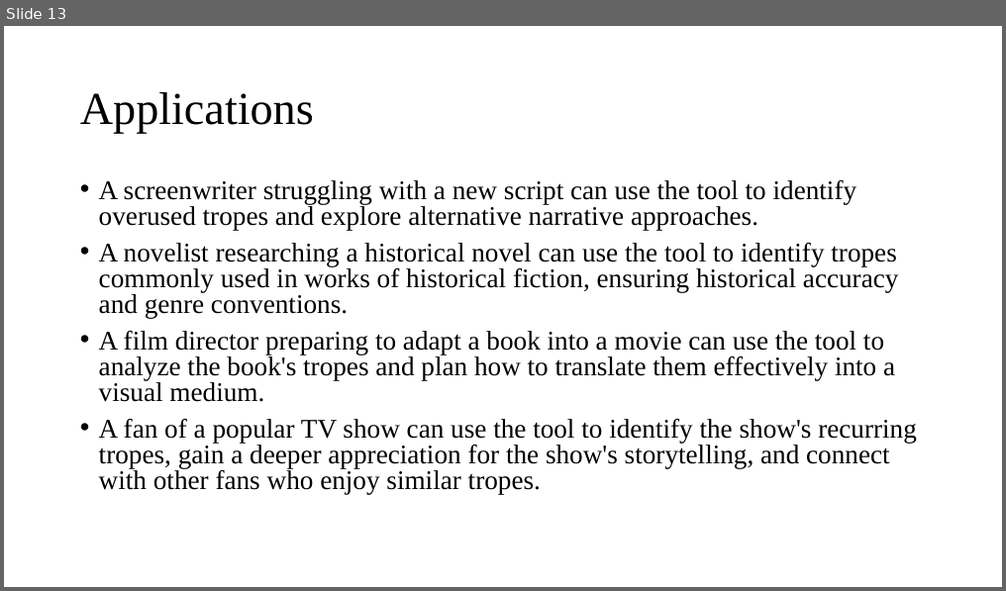
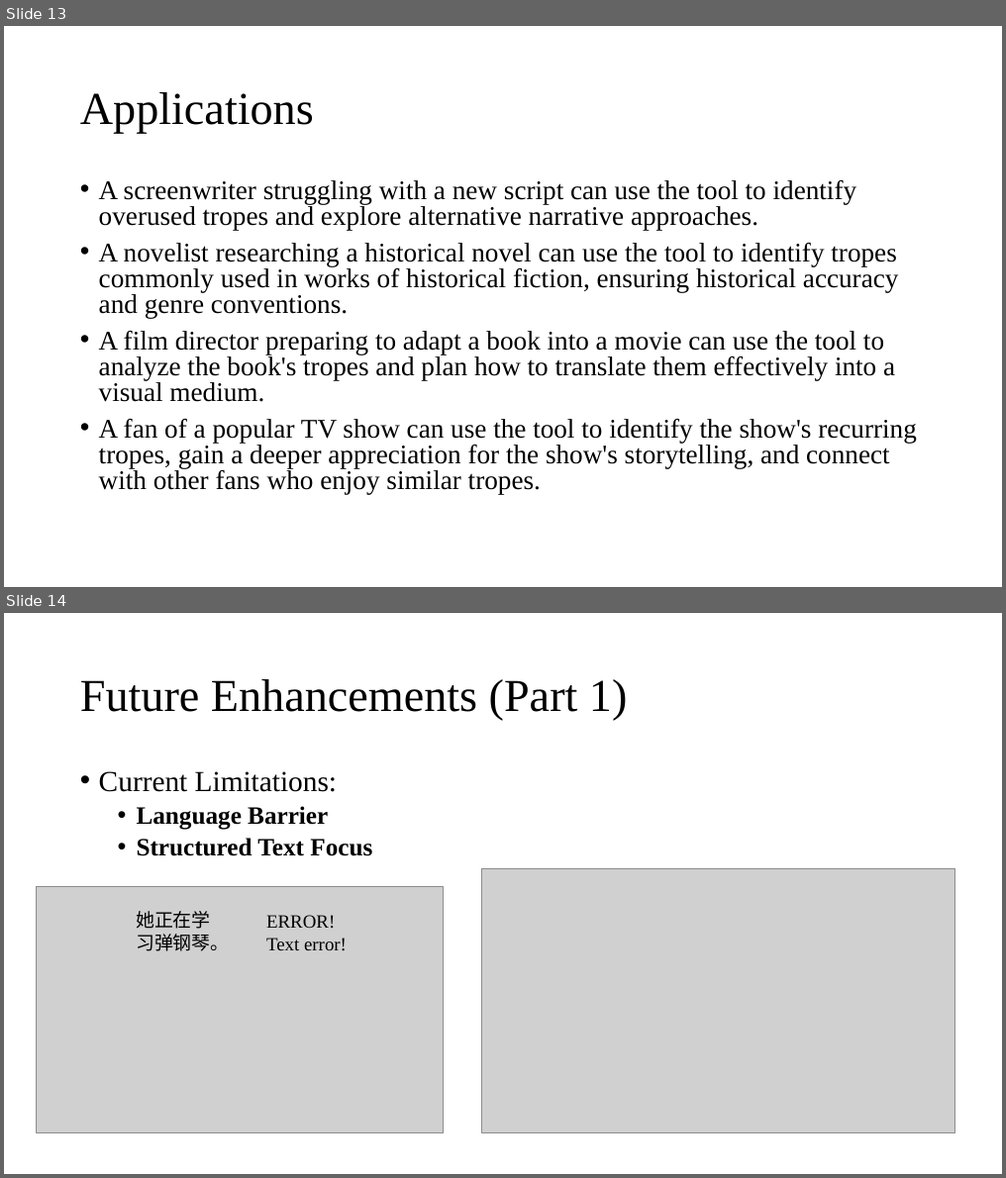
Before and after one commit to ivanchanzhengyang/Media-Trope-Scanner, a slide deck: Unveiling Tropes.pptx. Shown one above the other, each under a label of ours: slide 13 before the commit, slides 13 and 14 after it. The pictures are 1006x591 and 1006x1178 pixels, drawn with LibreOffice and Linux fonts; fonts in the diff are those of the drawing; grey boxes stand for pictures; background and template pictures are left out. Boxes give left, top, right and bottom in pixels: in the first picture for what was removed or moved away, otherwise in the second. Text is boxed around its words. In the diff, an @@ line names an element or a change of style, - is before the commit and + after.

```diff
--- a/Unveiling Tropes.pptx
+++ b/Unveiling Tropes.pptx
@@ slide 14 added at <box>4,613,1002,1174</box>, background #FFFFFF @@
@@ title added at <box>80,679,627,721</box>, 44 pt, text #000000 @@
+Future Enhancements (Part 1)
@@ text added at <box>99,771,372,857</box>, 24 pt, text #000000, bold @@
+• Current Limitations:
+  • Language Barrier
+  • Structured Text Focus
@@ picture added at <box>481,869,955,1134</box> @@
@@ picture added at <box>37,887,444,1134</box> @@
@@ text added at <box>136,911,229,952</box>, 18 pt, text #000000 @@
+她正在学习弹钢琴。
@@ text added at <box>266,915,347,952</box>, 18 pt, text #000000 @@
+ERROR! Text error!
```
Also in this commit, not shown: 3 slides changed, 3 other slides added, 2 slides removed, 47 other files.
